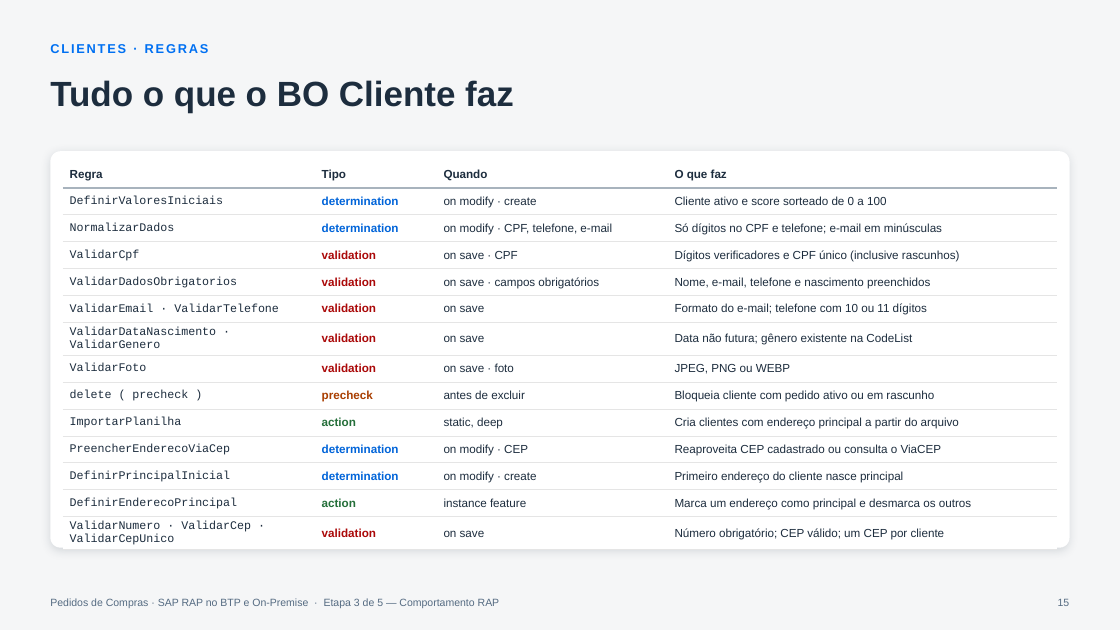
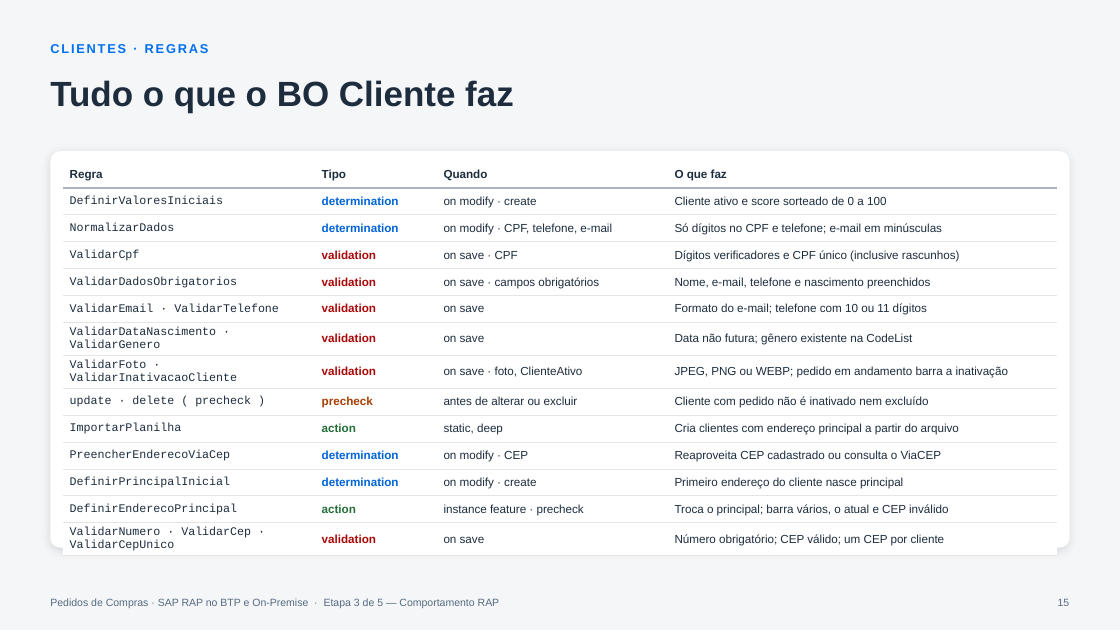
Before and after one commit to AdrianoBispo/sap-abap-rap-pedidos-de-compras-app, a slide deck: slide 15 of docs/apresentacoes/03-comportamento-rap.pptx. Drawn at 1120x630 pixels with LibreOffice and Linux fonts; fonts in the diff are those of the drawing. Boxes give left, top, right and bottom in pixels: in the first picture for what was removed or moved away, otherwise in the second. Text is boxed around its words. In the diff, an @@ line names an element or a change of style, - is before the commit and + after.

```diff
--- a/docs/apresentacoes/03-comportamento-rap.pptx
+++ b/docs/apresentacoes/03-comportamento-rap.pptx
@@ table at [63, 161, 1057, 555] @@
-row 8: ValidarFoto | validation | on save · foto | JPEG, PNG ou WEBP
+row 8: ValidarFoto · ValidarInativacaoCliente | validation | on save · foto, ClienteAtivo | JPEG, PNG ou WEBP; pedido em andamento barra a inativação
-row 9: delete ( precheck ) | precheck | antes de excluir | Bloqueia cliente com pedido ativo ou em rascunho
+row 9: update · delete ( precheck ) | precheck | antes de alterar ou excluir | Cliente com pedido não é inativado nem excluído
-row 13, column 3: instance feature
+row 13, column 3: instance feature · precheck
-row 13, column 4: Marca um endereço como principal e desmarca os outros
+row 13, column 4: Troca o principal; barra vários, o atual e CEP inválido
```
Also in this commit, not shown: 10 other slides changed, 3 slides added.
